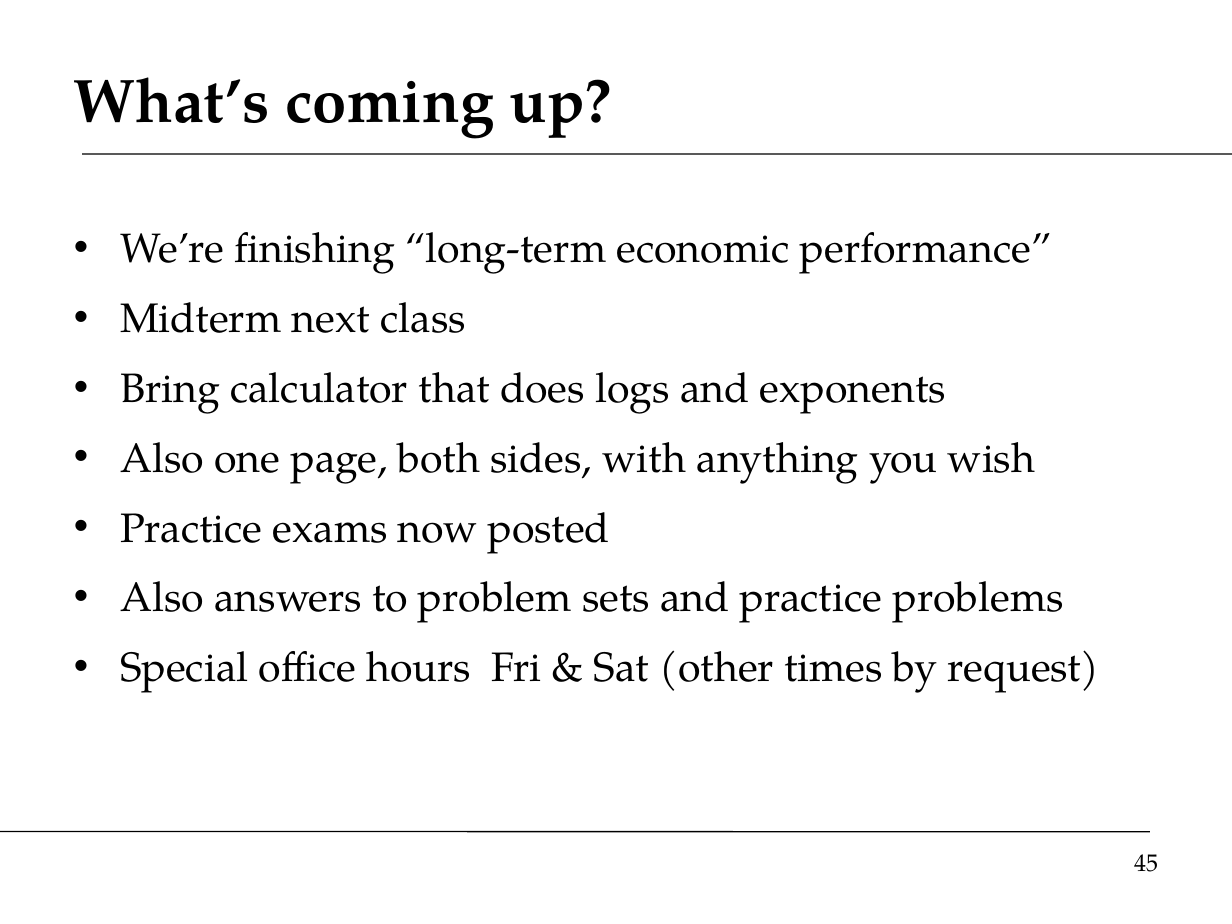
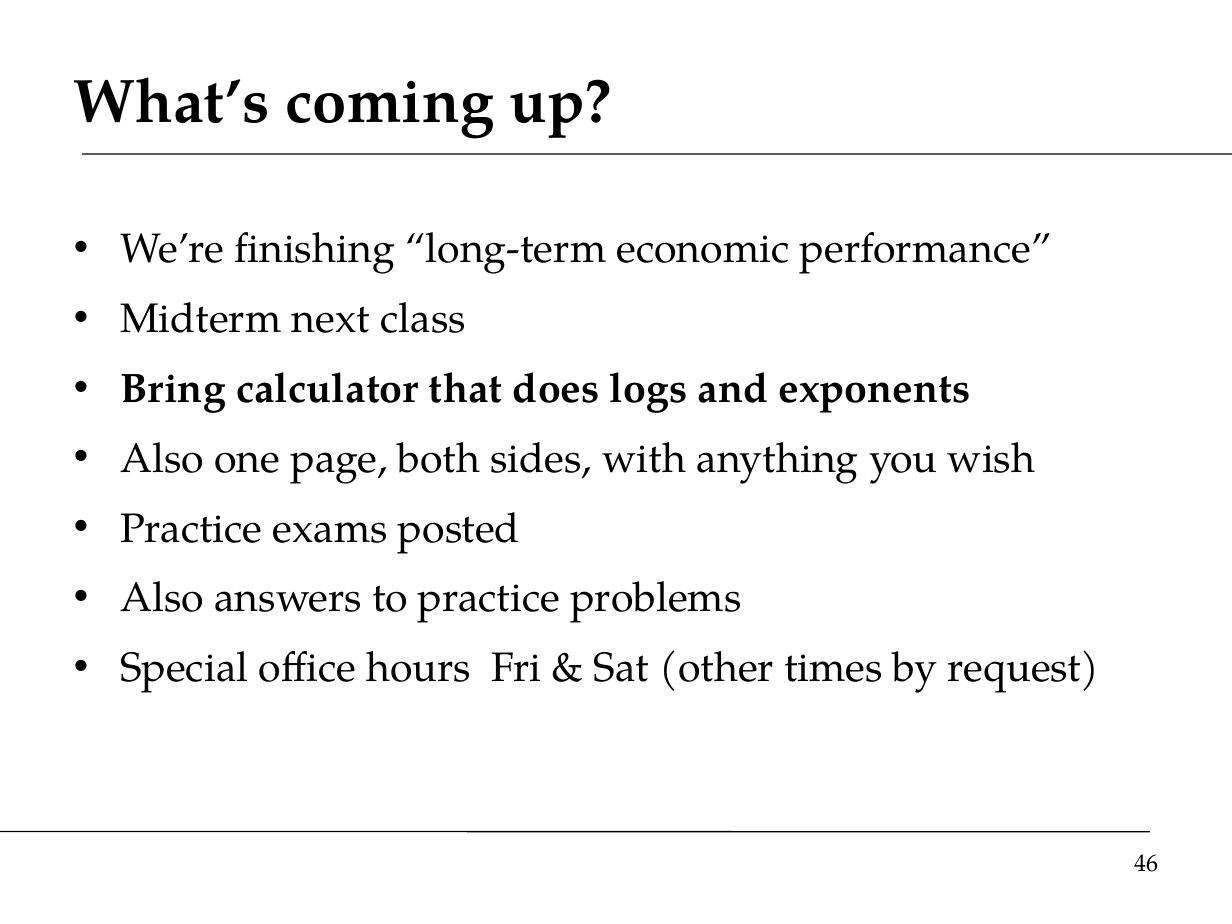
Before and after one commit to DaveBackus/Global_Economy, a slide deck: slide 46 of Slides/slides_trade_f14.pptx (slide 45 before the commit). Drawn at 1232x924 pixels with LibreOffice and Linux fonts; fonts in the diff are those of the drawing. Boxes give left, top, right and bottom in pixels: in the first picture for what was removed or moved away, otherwise in the second. Text is boxed around its words. In the diff, an @@ line names an element or a change of style, - is before the commit and + after.

```diff
--- a/Slides/slides_trade_f14.pptx
+++ b/Slides/slides_trade_f14.pptx
@@ text at (120,372,971,413): bold on in "Bring calculator that does logs and exponents" @@
@@ text at (120,512,741,623): text changed @@
-• Practice exams now posted
-• Also answers to problem sets and practice problems
+• Practice exams posted
+• Also answers to practice problems
@@ page number at (1134,854,1158,872): text changed @@
-45
+46
```
Also in this commit, not shown: 13 other slides changed, 3 slides added, 1 slide removed, 40 other files.
